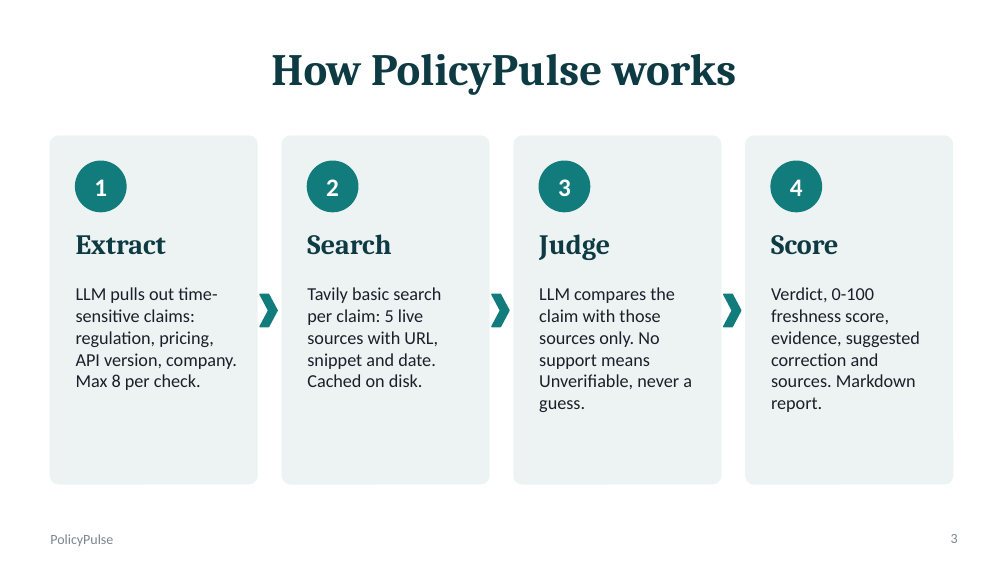
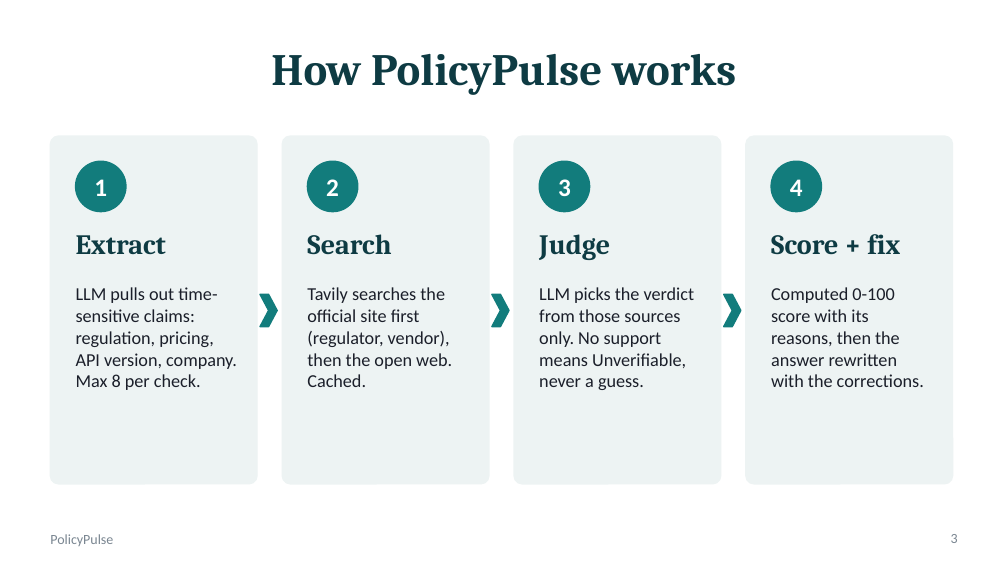
Before and after one commit to sxdkling-ops/policypulse, a slide deck: slide 3 of docs/PolicyPulse_Deck.pptx. Drawn at 1008x567 pixels with LibreOffice and Linux fonts; fonts in the diff are those of the drawing. Boxes give left, top, right and bottom in pixels: in the first picture for what was removed or moved away, otherwise in the second. Text is boxed around its words. In the diff, an @@ line names an element or a change of style, - is before the commit and + after.

```diff
--- a/docs/PolicyPulse_Deck.pptx
+++ b/docs/PolicyPulse_Deck.pptx
@@ text at (x1=771, y1=234, x2=900, y2=255): text changed @@
-Score
+Score + fix
@@ text at (x1=307, y1=287, x2=452, y2=387): text changed @@
-Tavily basic search per claim: 5 live sources with URL, snippet and date. Cached on disk.
+Tavily searches the official site first (regulator, vendor), then the open web. Cached.
@@ text at (x1=539, y1=287, x2=695, y2=390): text changed @@
-LLM compares the claim with those sources only. No support means Unverifiable, never a guess.
+LLM picks the verdict from those sources only. No support means Unverifiable, never a guess.
@@ text at (x1=771, y1=287, x2=924, y2=387): text changed @@
-Verdict, 0-100 freshness score, evidence, suggested correction and sources. Markdown report.
+Computed 0-100 score with its reasons, then the answer rewritten with the corrections.
```
Also in this commit, not shown: 5 other slides changed, 1 slide added, 14 other files.
